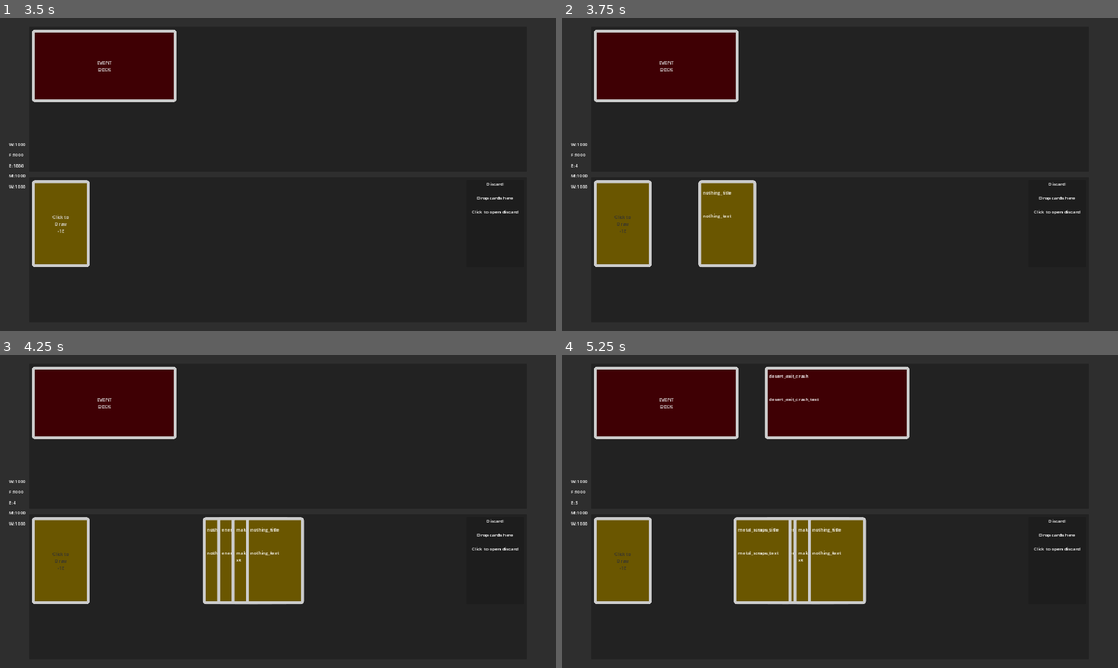
Above: before the commit, frames 1-4 (two rows, left to right).
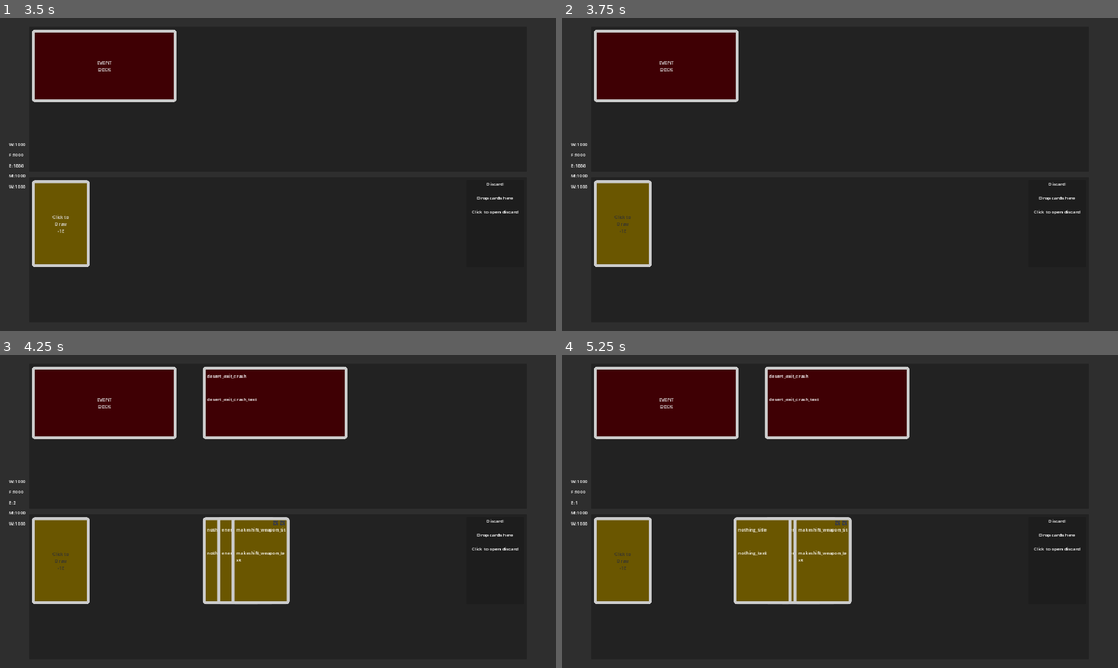
Above: after the commit, the same moments.

Repository: symbol24/card-test
Game: Godot game, scene res://Scenes/Into/boot.tscn
Same seed, same stepped clock (60 frames per second), same inputs: the game is played once before the commit and once after it.
Inputs:
- Up to frame 1 (3.5 s): click "Play" at 0.5 s; click "event_1" at 1.25 s; click "starter_deck" at 2 s; click "Play With Selected decks" at 2.75 s
- Up to frame 2 (3.75 s): click "Click to Draw -1E" at 3.5 s
- Up to frame 3 (4.25 s): no input
- Up to frame 4 (5.25 s): click "EVENT DECK" at 4.25 s; click "Click to Draw -1E" at 5 s

Frame 1 is identical in both runs. In frame 2, 2.9% of the frame differs, in the area x 2-35%, y 46-80%; in frame 3, 7.2%, in the area x 2-63%, y 3-80%; in frame 4, 1.3%.

Commit message:
gamelogic refactoring

Diff:
--- a/Code/Autoloads/game.gd
+++ b/Code/Autoloads/game.gd
@@ -2,7 +2,6 @@
 
 
 const SEED_OPTIONS:String = "ABCDEFGHIJKLMNOPQRSTUVWXYZ1234567890!@$%^&*?"
-const STARTER_DECK = preload("res://Data/Decks/starter_deck.tres")
 const DATAMANAGER = "res://Scenes/Utilities/data_manager.tscn"
 
 
@@ -12,8 +11,9 @@
 @export var use_btn_hide_delay:float = 5
 @export var delay_to_discard:float = 0.2
 
-
+# Game Elements
 var discard_pile:Discard
+var card_layer:Control
 
 var run_seed:String = ""
 var run_seed_hash:int
@@ -27,6 +27,23 @@
 var load_complete := false
 var loading_status := 0.0
 var progress := []
+
+# Cards
+var player_card_pool:Array[Card] = []
+var event_card_pool:Array[Card] = []
+var active_event_card:EventCard
+var active_player_cards:Array[Card]
+var current_hand_count:int = 0:
+	set(value):
+		current_hand_count = value
+		if current_hand_count >= 5:
+			layer += 1
+			current_hand_count = 0
+var layer:int = 0:
+	set(value):
+		layer = value
+		if layer > 2: layer = 0
+var cards_amount:int = 0
 
 
 func _ready() -> void:
@@ -39,6 +56,7 @@
 	seeded_rng = SyRandomNumberGenerator.new()
 	Signals.UseCard.connect(_use_card)
 	Signals.CompleteCard.connect(_complete_card)
+	Signals.DrawCard.connect(_draw_card)
 
 
 func _process(_delta: float) -> void:
@@ -212,6 +230,7 @@
 
 func _set_discard(_discard:Discard) ->void:
 	discard_pile = _discard
+	card_layer = get_tree().get_first_node_in_group("card_layer")
 
 
 func _use_card(_card:Card) -> void:
@@ -225,8 +244,15 @@
 
 
 func _complete_card(_card:Card) -> void:
-	for each in _card.data.resources:
-		Signals.AddResource.emit(each.cost_type, each.cost_amount)
+	if _card.is_in_group("player_card") and _card.data.type == CardData.Card_Type.RESOURCE:
+		for each in _card.data.resources:
+			Signals.AddResource.emit(each.cost_type, each.cost_amount)
+	elif _card.is_in_group("event_card"):
+		for reward in _card.data.get_reward():
+			if reward.type != CardData.Card_Type.NOTHING:
+				Signals.AddNewPlayerCard.emit(reward)
+			else:
+				Signals.DisplayNothingReward.emit()
 
 	var tween:Tween
 	for used in _card.used_cards:
@@ -235,7 +261,97 @@
 		await tween.finished
 		Signals.DiscardCard.emit(used)
 
-	tween = _card.create_tween()
-	tween.tween_property(_card, "global_position", discard_pile.global_position, delay_to_discard)
-	await tween.finished
-	Signals.DiscardCard.emit(_card)
+	if _card.is_in_group("player_card"):
+		tween = _card.create_tween()
+		tween.tween_property(_card, "global_position", discard_pile.global_position, delay_to_discard)
+		await tween.finished
+		Signals.DiscardCard.emit(_card)
+
+	elif _card.is_in_group("event_card"):
+		_card.queue_free.call_deferred()
+
+
+func _add_player_card(_card_data:CardData) -> void:
+	if _card_data != null:
+		var new_card:Card = data_manager.default_player_card.instantiate()
+
+
+func _draw_card(_deck:Deck) -> void:
+	if _deck.deck_type == DeckData.Type.PLAYER:
+		if Game.player_data.check_available_resource(CardData.Resource_Type.ENERGY, 1) and not Game.player_data.current_deck.is_deck_empty:
+			_spawn_next_card(_deck)
+			Game.player_data.use_resource(CardData.Resource_Type.ENERGY, 1)
+		elif not Game.player_data.check_available_resource(CardData.Resource_Type.ENERGY, 1):
+			Signals.NotifyResourceEmpty.emit(CardData.Resource_Type.ENERGY)
+		elif Game.player_data.current_deck.is_deck_empty:
+			Signals.NotifyDeckEmpty.emit(_deck)
+	else:
+		if Game.current_event_deck.is_deck_empty:
+			Signals.NotifyDeckEmpty.emit(_deck)
+		elif active_event_card != null:
+			active_event_card.flash_card(Color.GREEN_YELLOW)
+			#Signals.FlashCard.emit(active_event_card, Color.GREEN_YELLOW)
+		else:
+			_spawn_next_card(_deck)
+
+
+func _spawn_next_card(_deck:Deck) -> void:
+	var data_to_spawn:CardData
+	if _deck.deck_type == DeckData.Type.EVENT:
+		data_to_spawn = current_event_deck.draw_card()
+	else:
+		data_to_spawn = player_data.current_deck.draw_card()
+
+	var new_card = _get_card_scene(_deck.deck_type)
+	if _deck.deck_type == DeckData.Type.EVENT:
+		active_event_card = new_card
+	else:
+		active_player_cards.append(new_card)
+
+	card_layer.add_child.call_deferred(new_card)
+	await new_card.ready
+	new_card.setup_card(data_to_spawn)
+	new_card.global_position = _deck.global_position
+	new_card.z_index = Game.get_highest_card_z_index() + 1
+	var final_pos:Vector2
+	if _deck.deck_type == DeckData.Type.EVENT:
+		new_card.name = "event_card"
+		final_pos = _deck.card_placement_pos.global_position
+	else:
+		new_card.name = "card_"+str(cards_amount)
+		cards_amount += 1
+		final_pos = Vector2(_deck.card_placement_pos.global_position.x + (50 * current_hand_count), _deck.card_placement_pos.global_position.y + (50 * layer))
+
+	var tween:Tween = new_card.create_tween()
+	tween.tween_property(new_card, "global_position", final_pos, _deck.tween_time)
+	current_hand_count += 1
+
+
+func _get_card_scene(_type:DeckData.Type) -> Card:
+	if _type == DeckData.Type.EVENT:
+		if not event_card_pool.is_empty():
+			return event_card_pool.pop_front()
+		return data_manager.default_event_card.instantiate() as EventCard
+	else:
+		if not player_card_pool.is_empty():
+			return player_card_pool.pop_front()
+		return data_manager.default_player_card.instantiate() as Card
+
+
+
+#func _draw_card() -> void:
+#	var to_draw:CardData = Game.player_data.current_deck.draw_card()
+#	if deck_type == DeckData.Type.EVENT: to_draw = Game.current_event_deck.draw_card()
+#	var new_card = _get_card_scene()
+#	active_cards.append(new_card)
+#	card_layer.add_child.call_deferred(new_card)
+#	await new_card.ready
+#	new_card.setup_card(to_draw)
+#	new_card.global_position = global_position
+#	new_card.z_index = Game.get_highest_card_z_index() + 1
+#	new_card.name = "card_"+str(cards_amount)
+#	cards_amount += 1
+#	var tween:Tween = new_card.create_tween()
+#	var final_pos:Vector2 = Vector2(card_placement_pos.global_position.x + (50 * current_hand_count), card_placement_pos.global_position.y + (50 * layer))
+#	tween.tween_property(new_card, "global_position", final_pos, tween_time)
+#	current_hand_count += 1
--- a/Code/Autoloads/signals.gd
+++ b/Code/Autoloads/signals.gd
@@ -3,7 +3,7 @@
 # UI
 signal ButtonPressed(id:String, from:String)
 signal NotifyResourceEmpty(type:CardData.Resource_Type)
-signal NotifyDeckEmpty(type:DeckData.Type)
+signal NotifyDeckEmpty(deck:Deck)
 signal NotifyActiveEventCard(card:EventCard)
 
 
@@ -23,9 +23,9 @@
 signal CardDiscarded(card:Card)
 signal ToggleColliders(value:bool)
 signal DiscardReady(discard:Discard)
-
-
-# Game Logic
+signal AddNewPlayerCard(card_data:CardData)
+signal DisplayNothingReward()
+signal DrawCard(deck:Deck)
 signal CheckCardsOnCard(card:Card, cards:Array[Card])
 
 
@@ -35,7 +35,8 @@
 signal NullActiveCard()
 signal ToggleCollider(is_on:bool)
 signal ToggleCardForButton(button:PackedScene, card:Card, display:bool)
-signal PlayerDrawCards(amount:int)
+signal DrawCards(deck_type:DeckData.Type, amount:int)
+signal UnlockDeck()
 
 
 # Grabber
--- a/Code/Cards/card.gd
+++ b/Code/Cards/card.gd
@@ -93,7 +93,7 @@
 
 func _area_entered(_area) -> void:
 	var _enterer = _area.get_parent()
-	if _enterer != null and _enterer is Card:
+	if not is_in_discard and _enterer != null and _enterer is Card:
 		overlapping_cards.append(_enterer)
 		Signals.CheckCardsOnCard.emit(self, overlapping_cards)
 
--- a/Code/Cards/card_data.gd
+++ b/Code/Cards/card_data.gd
@@ -56,6 +56,10 @@
 	return null
 
 
-func get_reward(_amount = reward_amount) -> CardData:
-	var choice:int = Game.seeded_rng.randi_range(0, rewards.size()-1)
-	return rewards[choice].duplicate()
+func get_reward(_amount = reward_amount) -> Array[CardData]:
+	var returned: Array[CardData] = []
+	var choice:int
+	for i in _amount:
+		choice = Game.seeded_rng.randi_range(0, rewards.size()-1)
+		returned.append(rewards[choice].duplicate())
+	return returned
--- a/Code/Cards/event_card.gd
+++ b/Code/Cards/event_card.gd
@@ -9,12 +9,3 @@
 	var time:float = flash_delay/2
 	tween.tween_property(self, "modulate", _color, time)
 	tween.tween_property(self, "modulate", Color.WHITE, time)
-
-
-func _complete_card(_card:Card) -> void:
-	if _card == self:
-		var reward:CardData = data.get_reward()
-		if reward.type != CardData.Card_Type.NOTHING:
-			Signals.AddNewPlayerCard.emit(reward)
-		else:
-			Signals.DisplayNothingReward.emit()
--- a/Code/Decks/deck.gd
+++ b/Code/Decks/deck.gd
@@ -12,7 +12,6 @@
 @onready var deck_btn:Button = %deck_btn
 
 var can_draw:bool = false
-var card_layer:Control
 var card_scene_pool:Array[Card] = []
 var current_hand_count:int = 0:
 	set(value):
@@ -31,53 +30,14 @@
 func _ready() -> void:
 	super()
 	Signals.CardDiscarded.connect(_discard)
-	Signals.PlayerDrawCards.connect(_signal_draw_card)
-	card_layer = get_tree().get_first_node_in_group("card_layer")
+	Signals.DrawCards.connect(_signal_draw_card)
+	Signals.UnlockDeck.connect(_unlock_deck)
 	deck_btn.pressed.connect(_deck_btn_pressed)
 
 
 func _deck_btn_pressed() -> void:
-	if deck_type == DeckData.Type.PLAYER:
-		if Game.player_data.check_available_resource(CardData.Resource_Type.ENERGY, 1) and not Game.player_data.current_deck.is_deck_empty:
-			_draw_card()
-			Game.player_data.use_resource(CardData.Resource_Type.ENERGY, 1)
-		elif not Game.player_data.check_available_resource(CardData.Resource_Type.ENERGY, 1):
-			Signals.NotifyResourceEmpty.emit(CardData.Resource_Type.ENERGY)
-		elif Game.player_data.current_deck.is_deck_empty:
-			_flash_empty()
-	else:
-		if Game.current_event_deck.is_deck_empty:
-			_flash_empty()
-		elif not active_cards.is_empty():
-			active_cards[0].flash_card(Color.GREEN_YELLOW)
-		else:
-			_draw_card()
-
-
-func _get_card_scene() -> Card:
-	if not card_scene_pool.is_empty():
-		return card_scene_pool.pop_front()
-	if deck_type == DeckData.Type.EVENT:
-		return Game.data_manager.default_event_card.instantiate() as EventCard
-	return Game.data_manager.default_player_card.instantiate() as Card
-
-
-func _draw_card() -> void:
-	var to_draw:CardData = Game.player_data.current_deck.draw_card()
-	if deck_type == DeckData.Type.EVENT: to_draw = Game.current_event_deck.draw_card()
-	var new_card = _get_card_scene()
-	active_cards.append(new_card)
-	card_layer.add_child.call_deferred(new_card)
-	await new_card.ready
-	new_card.setup_card(to_draw)
-	new_card.global_position = global_position
-	new_card.z_index = Game.get_highest_card_z_index() + 1
-	new_card.name = "card_"+str(cards_amount)
-	cards_amount += 1
-	var tween:Tween = new_card.create_tween()
-	var final_pos:Vector2 = Vector2(card_placement_pos.global_position.x + (50 * current_hand_count), card_placement_pos.global_position.y + (50 * layer))
-	tween.tween_property(new_card, "global_position", final_pos, tween_time)
-	current_hand_count += 1
+	if can_draw:
+		Signals.DrawCard.emit(self)
 
 
 func _flash_empty() -> void:
@@ -91,7 +51,11 @@
 	active_cards.erase(_card)
 
 
-func _signal_draw_card(_amount:int) -> void:
-	if deck_type == DeckData.Type.PLAYER:
+func _signal_draw_card(_type:DeckData.Type, _amount:int = 1) -> void:
+	if deck_type == _type:
 		for i in _amount:
-			_draw_card()
+			Signals.DrawCard.emit(self)
+
+
+func _unlock_deck() -> void:
+	can_draw = true
--- a/Code/Decks/deck_data.gd
+++ b/Code/Decks/deck_data.gd
@@ -8,6 +8,7 @@
 @export var id:String = ""
 @export var cards:Array[CardData] = []
 @export var type:Type
+@export var tween_time:float = 0.3
 
 var play_cards:Array[CardData]
 var is_deck_empty:bool:
--- /dev/null
+++ b/Code/Levels/level.gd
@@ -0,0 +1,10 @@
+class_name Level extends MenuControl
+
+
+func _ready() -> void:
+	Manager.ToggleLoadingScreen.emit(false)
+	await get_tree().create_timer(1).timeout
+	Signals.DrawCards.emit(DeckData.Type.PLAYER, 3)
+	Signals.DrawCards.emit(DeckData.Type.EVENT, 1)
+	await get_tree().create_timer(1).timeout
+	Signals.UnlockDeck.emit()
--- a/Code/UI/test_level.gd
+++ /dev/null
@@ -1,7 +0,0 @@
-class_name Level extends MenuControl
-
-
-func _ready() -> void:
-	Manager.ToggleLoadingScreen.emit(false)
-	await get_tree().create_timer(1).timeout
-	Signals.PlayerDrawCards.emit(3)
--- a/Code/Utilities/grabber.gd
+++ b/Code/Utilities/grabber.gd
@@ -62,16 +62,16 @@
 				if get_global_mouse_position().x >= each.global_position.x and get_global_mouse_position().x <= area.x and get_global_mouse_position().y >= each.global_position.y and get_global_mouse_position().y <= area.y:
 					grabbed_items.append(each)
 		elif not discard.discard_hidden_panel.is_visible():
-			if not player_deck.active_cards.is_empty():
-				for each in player_deck.active_cards:
+			if not Game.active_player_cards.is_empty():
+				for each in Game.active_player_cards:
 					var area:Vector2 = each.global_position + each.size
 					if get_global_mouse_position().x >= each.global_position.x and get_global_mouse_position().x <= area.x and get_global_mouse_position().y >= each.global_position.y and get_global_mouse_position().y <= area.y:
 						grabbed_items.append(each)
-			if not event_deck.active_cards.is_empty():
-				for each in event_deck.active_cards:
-					var area:Vector2 = each.global_position + each.size
-					if get_global_mouse_position().x >= each.global_position.x and get_global_mouse_position().x <= area.x and get_global_mouse_position().y >= each.global_position.y and get_global_mouse_position().y <= area.y:
-						grabbed_items.append(each)
+			if Game.active_event_card != null:
+				var area:Vector2 = Game.active_event_card.global_position + Game.active_event_card.size
+				if get_global_mouse_position().x >= Game.active_event_card.global_position.x and get_global_mouse_position().x <= area.x and get_global_mouse_position().y >= Game.active_event_card.global_position.y and get_global_mouse_position().y <= area.y:
+					grabbed_items.append(Game.active_event_card)
+
 		if not grabbed_items.is_empty():
 			var highest_z:int = 0
 			for each in grabbed_items:
@@ -110,8 +110,8 @@
 			var card_end:Vector2 = card.global_position + card.size
 			if (card.global_position.x >= panel_start.x and card_end.x <= panel_end.x) and (card.global_position.y >= panel_start.y and card_end.y <= panel_end.y):
 				cards.append(card)
-	elif not discard.discard_hidden_panel.is_visible() and not player_deck.active_cards.is_empty():
-		for card in player_deck.active_cards:
+	elif not discard.discard_hidden_panel.is_visible() and not Game.active_player_cards.is_empty():
+		for card in Game.active_player_cards:
 			var card_end:Vector2 = card.global_position + card.size
 			if (card.global_position.x >= panel_start.x and card_end.x <= panel_end.x) and (card.global_position.y >= panel_start.y and card_end.y <= panel_end.y):
 				cards.append(card)
--- a/Scenes/PlayLevels/TestLevel.tscn
+++ b/Scenes/PlayLevels/TestLevel.tscn
@@ -1,6 +1,6 @@
 [gd_scene load_steps=5 format=3 uid="uid://c1gycvdilodxr"]
 
-[ext_resource type="Script" path="res://Code/UI/test_level.gd" id="1_fsqvu"]
+[ext_resource type="Script" path="res://Code/Levels/level.gd" id="1_fsqvu"]
 [ext_resource type="PackedScene" uid="uid://bdyu0cqaucrkd" path="res://Scenes/PlayArea/play_area.tscn" id="2_mea5g"]
 [ext_resource type="PackedScene" uid="uid://b2jlcnly76uid" path="res://Scenes/PlayArea/card_layer.tscn" id="3_rwnj4"]
 [ext_resource type="PackedScene" uid="uid://bx4mxwa6v3dyh" path="res://Scenes/PlayArea/discard_hidden_area.tscn" id="4_ycjol"]
